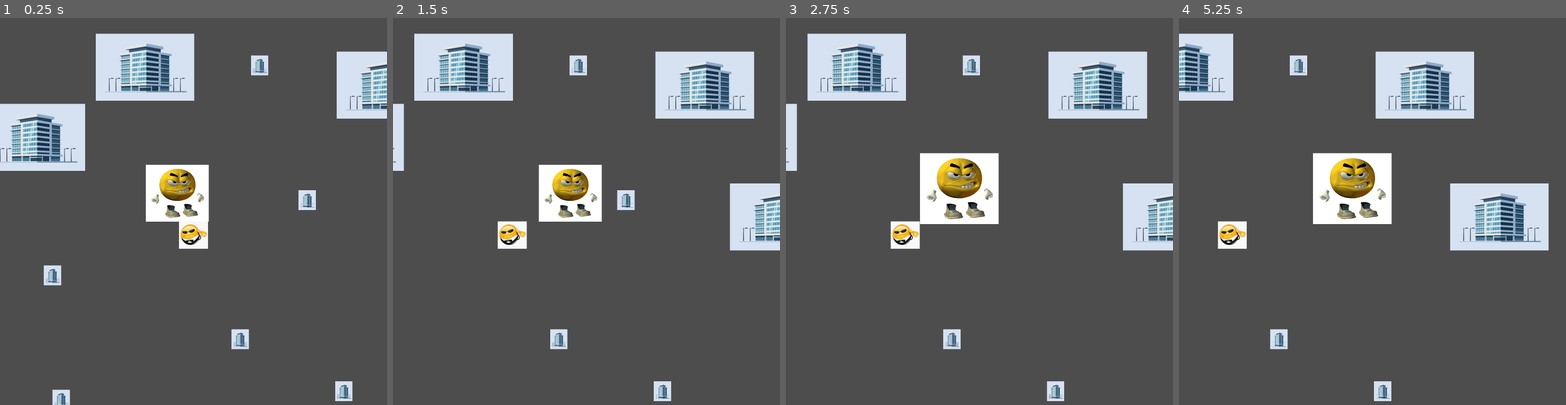
Above: before the commit, frames 1-4 (left to right).
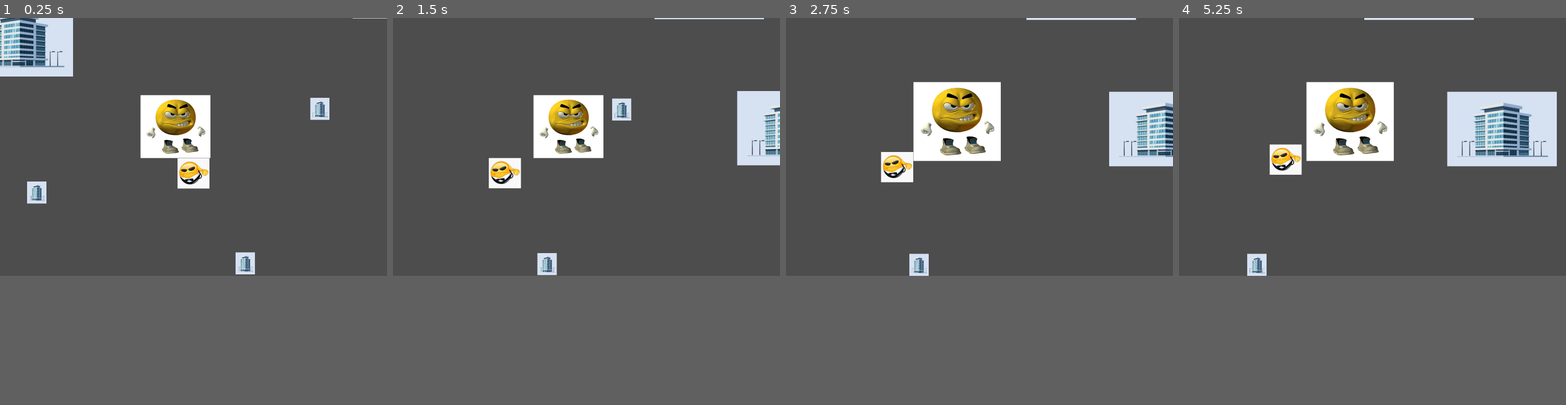
Above: after the commit, the same moments.

Repository: SluggyGhost/company-crasher
Game: Godot game, scene res://levels/City.tscn
The game is run twice, just before and just after one commit, with the same random seed, the same clock (stepped at 60 frames per second) and the same inputs.
Inputs:
- Up to frame 1 (0.25 s): no input
- Up to frame 2 (1.5 s): tap Enter (ui_accept) at 0.5, 0.77 s; hold Right (ui_right) from 0.53 s (still down)
- Up to frame 3 (2.75 s): tap Enter (ui_accept) at 1.52 s; release Right (ui_right) at 2.03 s; hold Left (ui_left) from 2.03 s (still down)
- Up to frame 4 (5.25 s): release Left (ui_left) at 2.78 s; hold Right (ui_right) 2.78-4.28 s; tap Enter (ui_accept) at 3.02, 3.77, 4.52 s; hold Left (ui_left) 4.28-5.03 s; hold Right (ui_right) from 5.03 s (still down)
In our replay, the window is 800x800 before the commit and 800x533 after it. These sizes can differ from the game's own. Grey fills any space a smaller window leaves; there, only what the larger window draws over its background counts as a difference.

The runs differ from the first frame. In frame 1, 21% of the frame differs, in the area x 0-100%, y 0-100%; in frame 2, 21%; in frame 3, 24%; in frame 4, 25%, in the area x 0-98%, y 0-99%.

Commit message:
added enemy movement (follows player)

Diff:
--- a/enemies/Enemy.gd
+++ b/enemies/Enemy.gd
@@ -1,9 +1,17 @@
-extends CharacterBody2D
+extends CharacterBody2D;
 
 @export var damage = 1;
 @export var speed: float = 100.0;
 
 var player: CharacterBody2D = null;
+
+func _ready():
+	player = get_tree().get_first_node_in_group("player");
+
+	if not player:
+		print("Enemy Error: Player node not found in group 'player'!");
+		set_process(false);
+		return;
 
 func _physics_process(delta: float):
 	if player:
--- a/enemies/Enemy.tscn
+++ b/enemies/Enemy.tscn
@@ -1,11 +1,13 @@
-[gd_scene load_steps=3 format=3 uid="uid://cug5l51y8n3d"]
+[gd_scene load_steps=4 format=3 uid="uid://cug5l51y8n3d"]
 
+[ext_resource type="Script" uid="uid://2brcfarl1fio" path="res://enemies/Enemy.gd" id="1_43lb5"]
 [ext_resource type="Texture2D" uid="uid://dph66khko8qcx" path="res://Assets/Sprites/corpoThug.png" id="1_xkw1x"]
 
 [sub_resource type="RectangleShape2D" id="RectangleShape2D_xkw1x"]
 size = Vector2(150, 140)
 
 [node name="Enemy" type="CharacterBody2D"]
+script = ExtResource("1_43lb5")
 
 [node name="Sprite2D" type="Sprite2D" parent="."]
 scale = Vector2(0.2, 0.2)
--- a/levels/City.tscn
+++ b/levels/City.tscn
@@ -1,11 +1,9 @@
-[gd_scene load_steps=6 format=3 uid="uid://b2l21ff6cahgx"]
+[gd_scene load_steps=5 format=3 uid="uid://b2l21ff6cahgx"]
 
 [ext_resource type="PackedScene" uid="uid://dr3huwe88gccc" path="res://player/player.tscn" id="2_4ikc1"]
+[ext_resource type="PackedScene" path="res://buildings/BuildMd.tscn" id="4_7re5v"]
 [ext_resource type="PackedScene" uid="uid://cug5l51y8n3d" path="res://enemies/Enemy.tscn" id="4_kotdi"]
-[ext_resource type="Script" uid="uid://2brcfarl1fio" path="res://enemies/Enemy.gd" id="5_kotdi"]
-[ext_resource type="PackedScene" uid="uid://vbd3esl0xh2q" path="res://buildings/BuildLg.tscn" id="3_4ikc1"]
-[ext_resource type="PackedScene" uid="uid://5mhd3d0ldafm" path="res://buildings/BuildMd.tscn" id="4_7re5v"]
-[ext_resource type="PackedScene" uid="uid://es7gvrava40k" path="res://buildings/BuildSm.tscn" id="5_kotdi"]
+[ext_resource type="PackedScene" path="res://buildings/BuildSm.tscn" id="5_kotdi"]
 
 [node name="City" type="Node2D"]
 
@@ -66,7 +64,3 @@
 position = Vector2(1471, -204)
 
 [node name="Enemy" parent="." instance=ExtResource("4_kotdi")]
-script = ExtResource("5_kotdi")
-
-[node name="BuildLg" parent="." instance=ExtResource("3_4ikc1")]
-position = Vector2(965, 1865)
--- a/project.godot
+++ b/project.godot
@@ -17,8 +17,8 @@
 
 [display]
 
-window/size/viewport_width=2000
-window/size/viewport_height=2000
+window/size/viewport_width=1800
+window/size/viewport_height=1200
 window/stretch/mode="viewport"
 
 [rendering]
